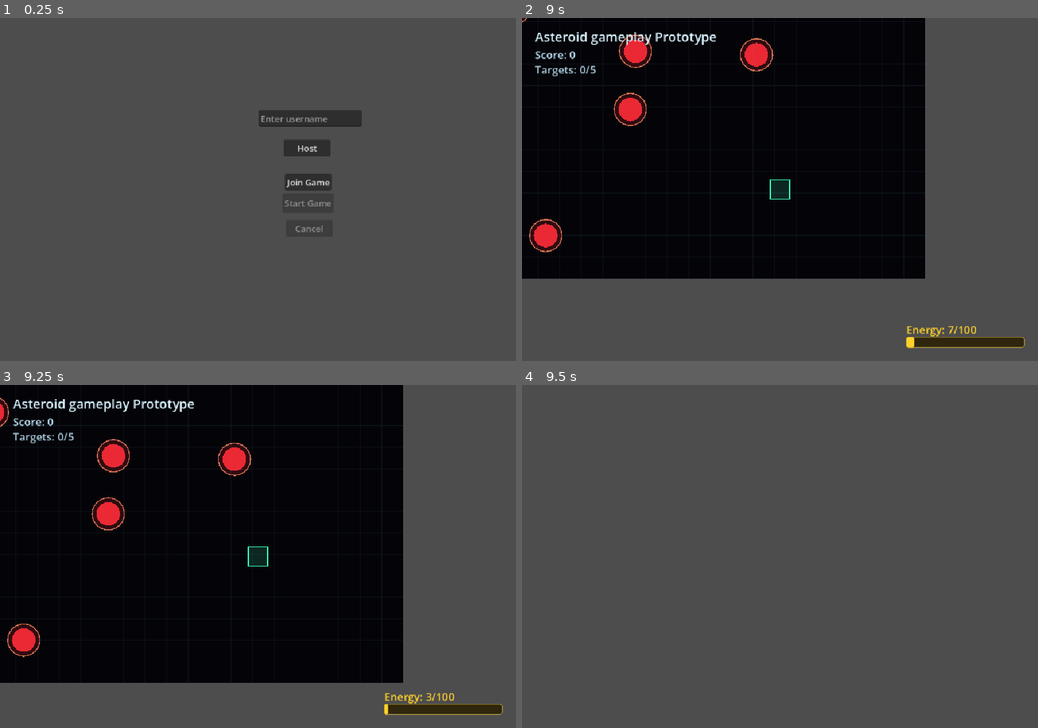
Above: before the commit, frames 1-4 (two rows, left to right).
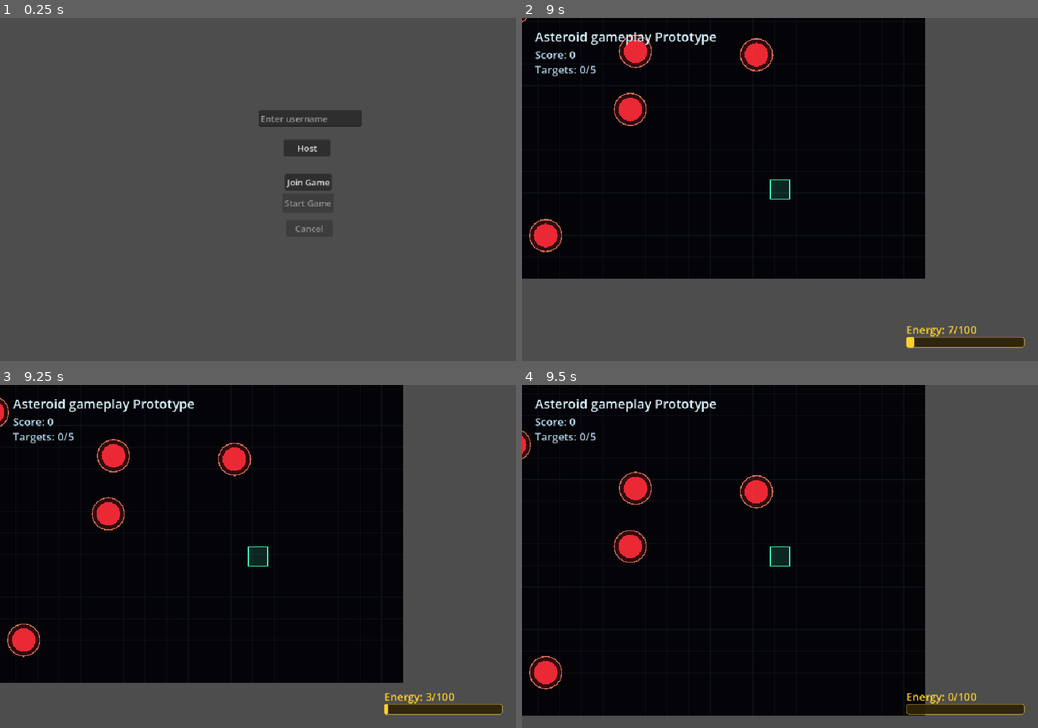
Above: after the commit, the same moments.

Repository: Spudoku/orbital-defense
Game: Godot game, scene res://scenes/control.tscn
The game is run twice, just before and just after one commit, with the same random seed, the same clock (stepped at 60 frames per second) and the same inputs.
Inputs (mouse positions are in pixels of both pictures, inside the frame that each line leads up to):
- Up to frame 1 (0.25 s): no input
- Up to frame 2 (9 s): click (831, 117) at 0.52 s; type "Alex" at 0.6 s; click "Host" at 1.25 s; click "Start Game" at 2 s; tap Enter at 2.75 s; hold D 2.78-3.53 s; tap Space at 3.02, 3.77, 5.27, 6.02, 6.77, 8.27 s; hold Down 3.53-4.28 s; hold D 4.28-5.03 s; hold Up 5.03-5.78 s; hold A 5.78-7.28 s; hold Down 7.28-8.03 s; hold D 8.03-8.78 s; hold Up from 8.78 s (still down)
- Up to frame 3 (9.25 s): keep holding Up; tap Space at 9.02 s
- Up to frame 4 (9.5 s): keep holding Up

Frames 1-3 are identical in both runs. In frame 4, 76% of the frame differs, in the area x 0-98%, y 0-97%.

Commit message:
improving the "end game loop"

Diff:
--- a/scripts/caleb-scripts/MultiplayerController.gd
+++ b/scripts/caleb-scripts/MultiplayerController.gd
@@ -209,9 +209,8 @@
 
 		get_tree().root.add_child(scene)
 
-		# self.process_mode = Node.PROCESS_MODE_DISABLED
-		# self.visible = false
-		queue_free()
+		self.process_mode = Node.PROCESS_MODE_DISABLED
+		self.visible = false
 		# the scenes '_ready' will handle spawning players and game logic
 
 	pass
--- a/scripts/keyboard_tracing_prototype.gd
+++ b/scripts/keyboard_tracing_prototype.gd
@@ -281,21 +281,34 @@
 	if multiplayer.is_server():
 		disconnect_all_players()
 		# clear game manager fields
-		GameManager.clear_game_state()
+
 
 	# send all clients back to main menu
 	back_to_menu()
+	GameManager.clear_game_state()
 	pass
 
 func back_to_menu() -> void:
 	print("Going back to menu...")
+
+	if multiplayer.multiplayer_peer and not (multiplayer.multiplayer_peer is OfflineMultiplayerPeer):
+		multiplayer.multiplayer_peer.close()
+		multiplayer.multiplayer_peer = null
 	# TODO: Implement menu navigation
 	# disable the Level node
 	# re-enable (or re-create) menu node
-	var menu = MENU_SCENE.instantiate()
-	get_tree().root.add_child(menu)
-	# free this node
-	queue_free()
+	var menu = get_tree().root.get_node_or_null("Control")
+	if menu:
+		print("Found valid menu!")
+		menu.visible = true
+		menu.process_mode = Node.PROCESS_MODE_INHERIT
+		# Force a visual reset on the buttons
+		menu._ready()
+	else:
+		# Fallback if the menu was somehow lost
+		print("Menu not found, instantiate new one...")
+		var new_menu = MENU_SCENE.instantiate()
+		get_tree().root.add_child(new_menu)
 	pass
 
 func disconnect_all_players() -> void:
